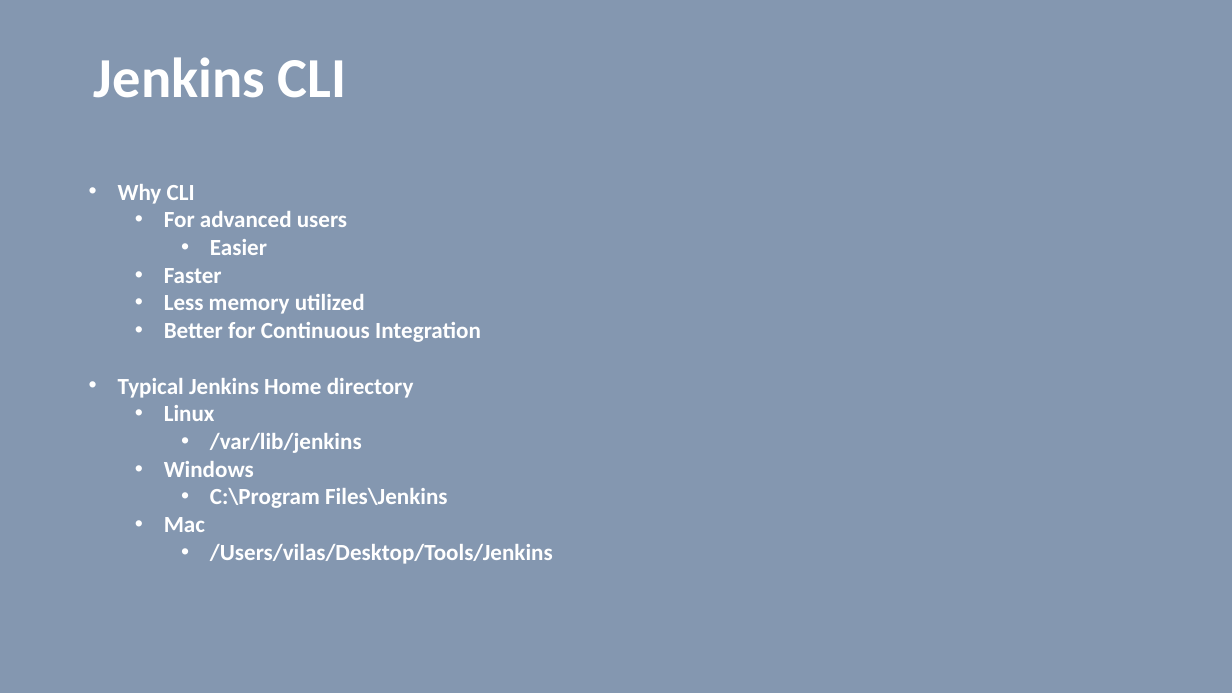
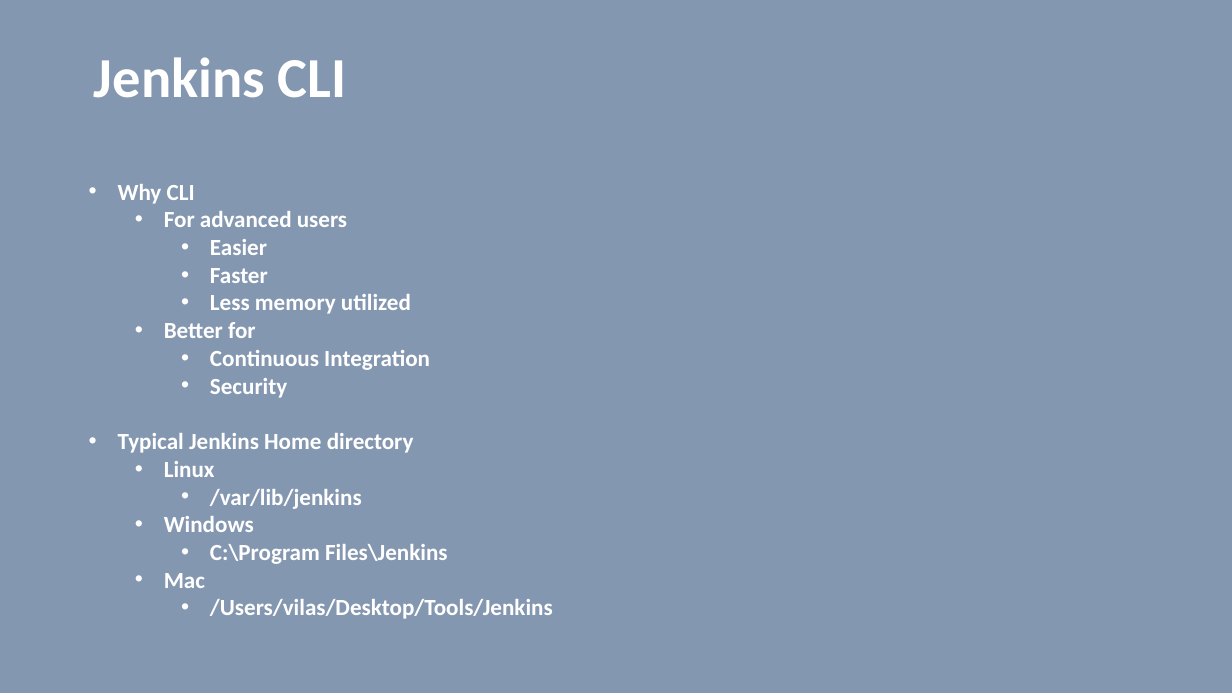
Before and after one commit to vilasvarghese/devops, a slide deck: slide 128 of jenkins/Jenkins.pptx (slide 129 before the commit). Drawn at 1232x693 pixels with LibreOffice and Linux fonts; fonts in the diff are those of the drawing. Boxes give left, top, right and bottom in pixels: in the first picture for what was removed or moved away, otherwise in the second. Text is boxed around its words. In the diff, an @@ line names an element or a change of style, - is before the commit and + after.

```diff
--- a/jenkins/Jenkins.pptx
+++ b/jenkins/Jenkins.pptx
@@ text at (210, 268, 411, 314): list level 2 to 3 in "Faster"; list level 2 to 3 in "Less memory utilized" @@
@@ text at (164, 322, 430, 398): text changed @@
-  • Better for Continuous Integration
+  • Better for
+    • Continuous Integration
+    • Security
```
Also in this commit, not shown: 3 other slides changed, 1 slide removed, 7 other files.
